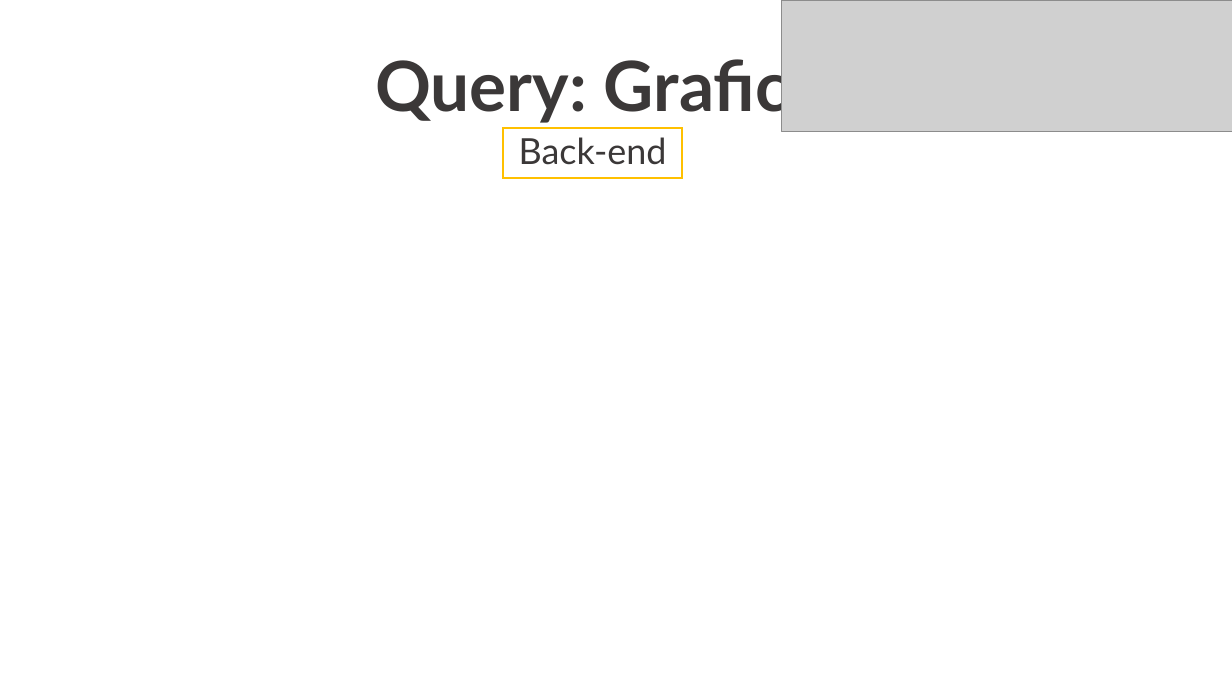
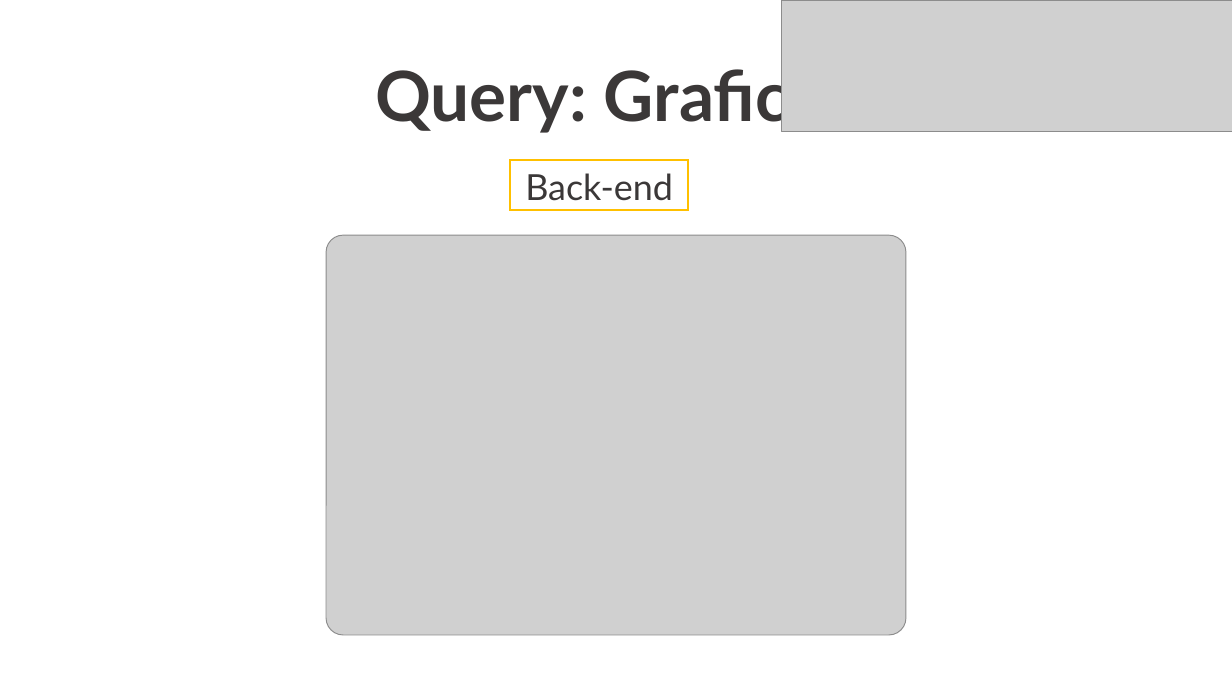
Before and after one commit to Robertales/tripdata-bike-chicago-bd2, a slide deck: slide 17 of presentazione/PresentazioneRobertazziBarberisBD2Final.pptx. Drawn at 1232x693 pixels with LibreOffice and Linux fonts; fonts in the diff are those of the drawing; grey boxes stand for pictures. Boxes give left, top, right and bottom in pixels: in the first picture for what was removed or moved away, otherwise in the second. Text is boxed around its words. In the diff, an @@ line names an element or a change of style, - is before the commit and + after.

```diff
--- a/presentazione/PresentazioneRobertazziBarberisBD2Final.pptx
+++ b/presentazione/PresentazioneRobertazziBarberisBD2Final.pptx
@@ text "Query: Grafici" moved from (x1=375, y1=51, x2=806, y2=124) to (x1=375, y1=62, x2=806, y2=133) @@
@@ text "Back-end" moved from (x1=519, y1=137, x2=667, y2=165) to (x1=525, y1=173, x2=673, y2=201) @@
@@ rectangle moved from (x1=504, y1=128, x2=682, y2=177) to (x1=510, y1=160, x2=689, y2=210) @@
@@ picture added at (x1=326, y1=235, x2=907, y2=635) @@
```
Also in this commit, not shown: 10 other slides changed, 1 slide added, 9 other files.
